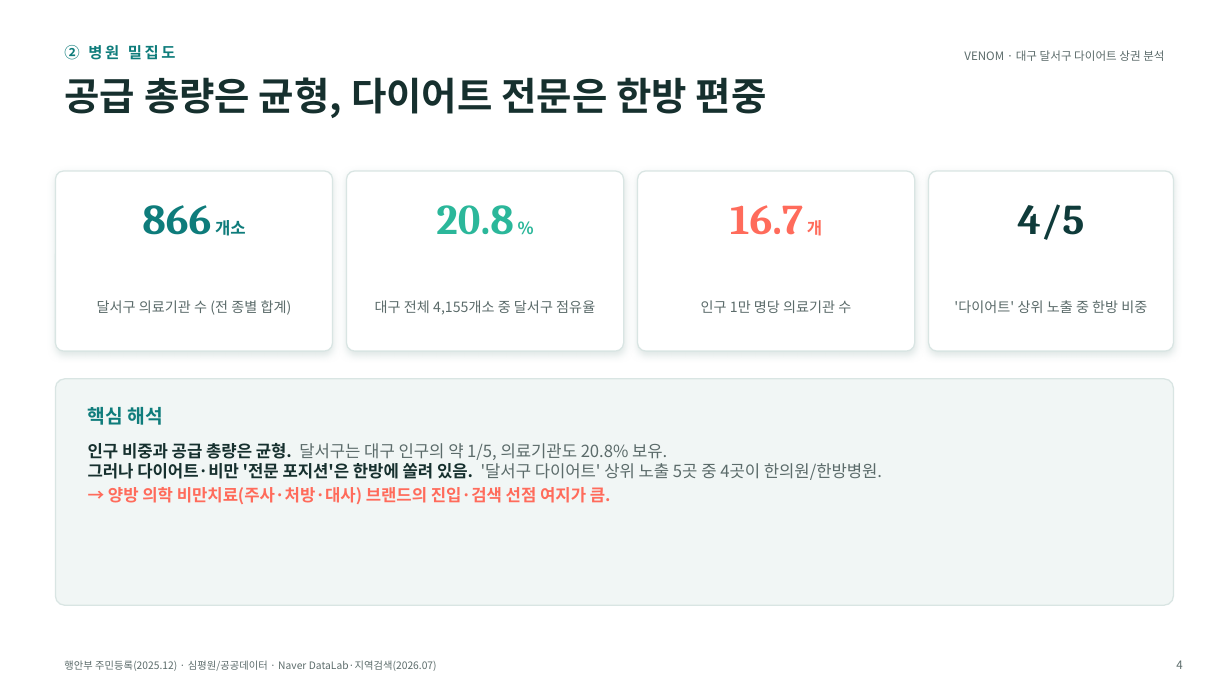
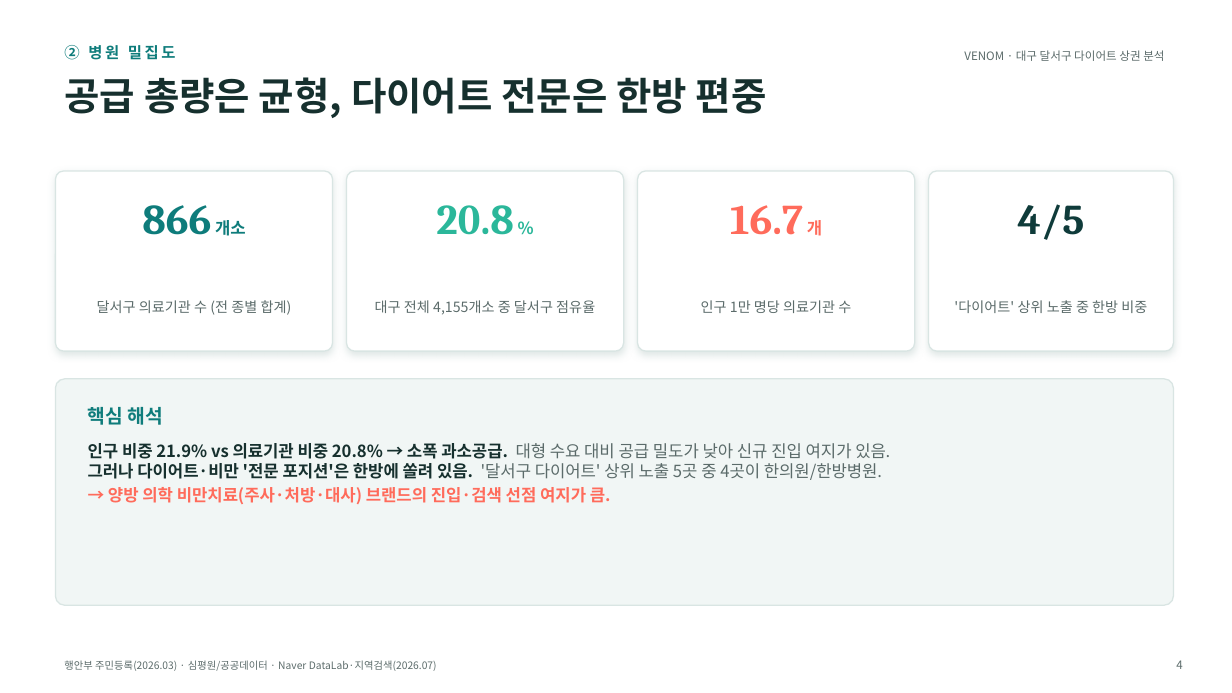
Before and after one commit to recon9973-lang/desktop-tutorial, a slide deck: slide 4 of docs/analysis/대구-달서구-다이어트-상권분석.pptx. Drawn at 1232x693 pixels with LibreOffice and Linux fonts; fonts in the diff are those of the drawing. Boxes give left, top, right and bottom in pixels: in the first picture for what was removed or moved away, otherwise in the second. Text is boxed around its words. In the diff, an @@ line names an element or a change of style, - is before the commit and + after.

```diff
--- a/docs/analysis/대구-달서구-다이어트-상권분석.pptx
+++ b/docs/analysis/대구-달서구-다이어트-상권분석.pptx
@@ text at (88,443,890,504): text changed; text colour #5B6B6A to #16302E @@
-인구 비중과 공급 총량은 균형. 달서구는 대구 인구의 약 1/5, 의료기관도 20.8% 보유.
-그러나 다이어트·비만 '전문 포지션'은 한방에 쏠려 있음. '달서구 다이어트' 상위 노출 5곳 중 4곳이 한의원/한방병원.
-→ 양방 의학 비만치료(주사·처방·대사) 브랜드의 진입·검색 선점 여지가 큼.
+인구 비중 21.9% vs 의료기관 비중 20.8% → 소폭 과소공급. 대형 수요 대비 공급 밀도가 낮아 신규 진입 여지가 있음.
+그러나 다이어트·비만 '전문 포지션'은 한방에 쏠려 있음. '달서구 다이어트' 상위 노출 5곳 중 4곳이 한의원/한방병원.
+→ 양방 의학 비만치료(주사·처방·대사) 브랜드의 진입·검색 선점 여지가 큼.
@@ text at (64,660,437,671): text changed @@
-행안부 주민등록(2025.12) · 심평원/공공데이터 · Naver DataLab·지역검색(2026.07)
+행안부 주민등록(2026.03) · 심평원/공공데이터 · Naver DataLab·지역검색(2026.07)
```
Also in this commit, not shown: 9 other slides changed, 1 other file.
